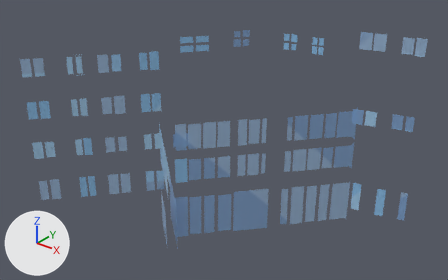
What one commit did to the FBX model res/objects/ICTC/ictc_glass.fbx.
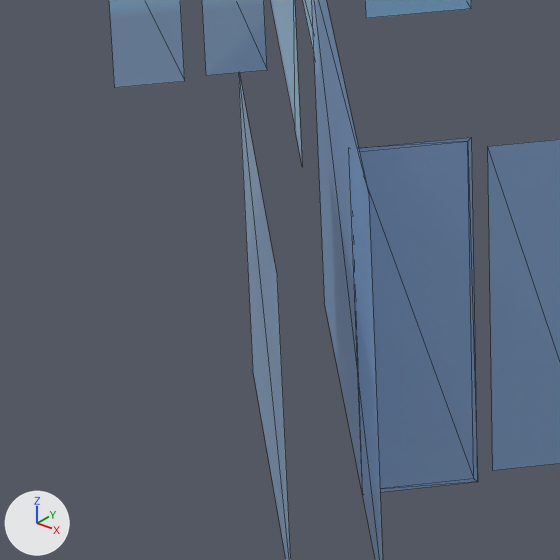
Old and new are each drawn whole from a 50 mm camera at (64.36, 2.23, 19.89) aimed at (46.12, 25.03, 5.76) and again close up on the part from 30% to 44% of the width and 65% to 87% of the height. Lighting does not change. The marker at lower left points along +X, +Y and +Z. The close-ups show mesh edges as thin lines. Where no turn or scale is listed for an object, it has been applied to the vertices. Vertices at the same position are counted once.

The scene before the commit, as lines of its bpy script (objects in view):
```python
me_cube_001 = bpy.data.meshes.new('Cube.001')
me_cube_001.from_pydata(...)  # 493 vertices, 273 faces; spans x 37.3..53.9, y 17.1..32.0, z 0.0..11.2
me_cube_001.materials.append(mat_material_001)  # picture img_ictc7_glass_png
# before: 9 (42.6, 24.4, 2.6), 10 (42.6, 24.4, 3.0), 11 (45.2, 22.2, 2.9) at pixel (368, 194), 341 (45.2, 22.2, 0.0), 342 (42.6, 24.4, 0.0) at pixel (324, 302)
ob_cube_001 = bpy.data.objects.new('Cube.001', me_cube_001)
ob_cube_001.location = (0.0, 0.0, 0.0)
```
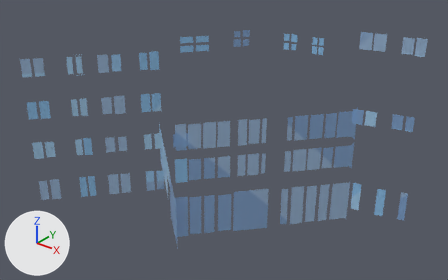
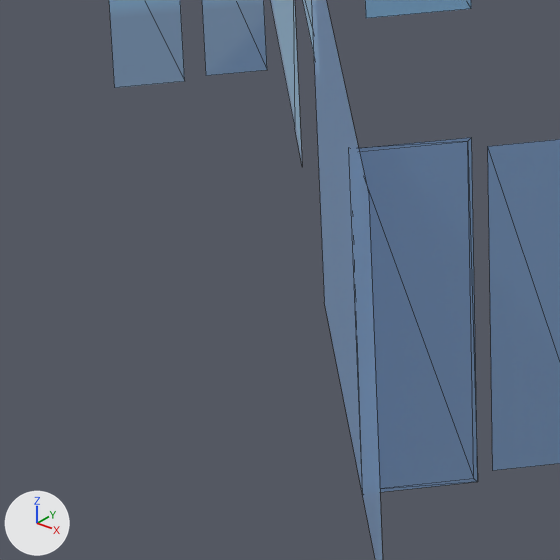
Commit message: ICTC gliche removed

Changed parts and their boxes [x1, y1, x2, y2] in the close-ups (560 x 560 px):
part 1 of me_cube_001, deleted (blue)
    before: [238, 73, 291, 560]
part 2 of me_cube_001, cut back
    both: [312, 0, 383, 560]

The change, as a diff of the scene's bpy script:
```diff
--- a/res/objects/ICTC/ictc_glass.fbx.py
+++ b/res/objects/ICTC/ictc_glass.fbx.py
@@ me_cube_001 @@
 # used by ob_cube_001; location = (0.0, 0.0, 0.0)
 # verts and faces of me_cube_001; kept vertices keep their numbers, new ones are numbered from 493
-me_cube_001.from_pydata(...)  # 493 vertices, 273 faces; spans x 37.3..53.9, y 17.1..32.0, z 0.0..11.2
+me_cube_001.from_pydata(...)  # 489 vertices, 269 faces; spans x 37.3..53.9, y 17.1..32.0, z 0.0..11.2
+# me_cube_001 part 1: the loose piece of 4 vertices spanning x 42.9..44.8, y 21.8..23.4, z 0.1..2.5 is deleted
+# me_cube_001 part 2
+delete_faces([(9, 10, 11), (9, 11, 341), (9, 341, 342)])
+faces += [(9, 10, 11, 341, 342)]
 me_cube_001.materials.append(mat_material_001)
```
